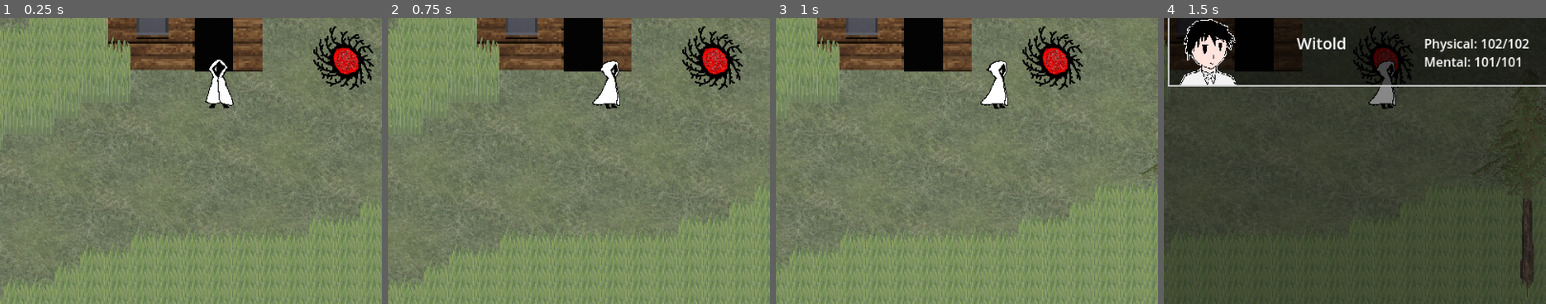
Above: before the commit, frames 1-4 (left to right).
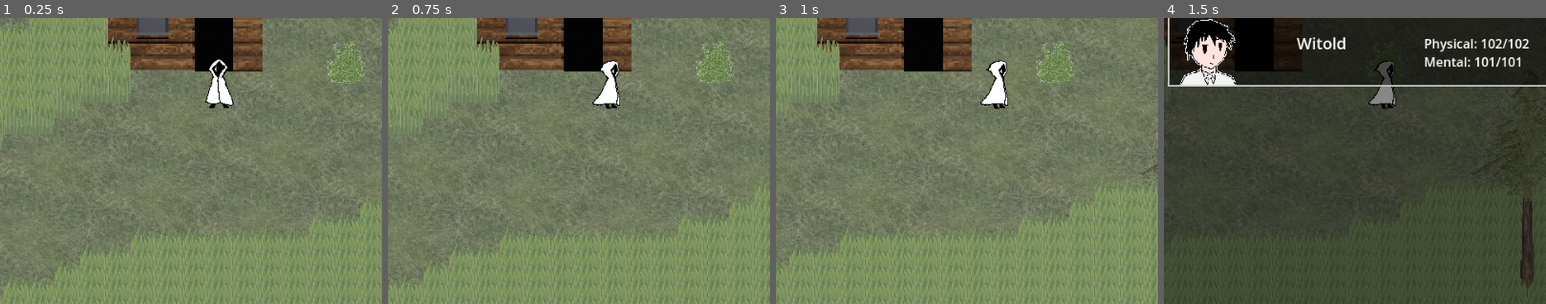
Above: after the commit, the same moments.

Repository: Herosege/PureKillRot
Game: Godot game, scene res://Scenes/Regions/main.tscn
Same seed, same stepped clock (60 frames per second), same inputs: the game is played once before the commit and once after it.
Inputs:
- Up to frame 1 (0.25 s): no input
- Up to frame 2 (0.75 s): tap Enter at 0.5 s; hold Right (move_right) from 0.53 s (still down); tap Z (accept) at 0.6 s
- Up to frame 3 (1 s): keep holding Right (move_right)
- Up to frame 4 (1.5 s): release Right (move_right) at 1.28 s; hold X (back) from 1.28 s (still down); tap Shift (Sprint) at 1.35 s
The pictures show only the part of the screen within x 21-71%, y 36-86%; the shares and areas given below are measured in that part.

The runs differ from the first frame. In frame 1, 1.8% of the frame differs, in the area x 82-98%, y 2-26%; in frame 2, 1.8%, in the area x 77-93%, y 2-26%; in frame 3, 1.8%; in frame 4, 1.1%.

Commit message:
created CreatureBase class that is the base of characters and enemies

Diff:
--- a/Resources/Customs/Templates/character.gd
+++ b/Resources/Customs/Templates/character.gd
@@ -1,49 +1,11 @@
-extends Resource
+extends CreatureBase
 class_name Character
 
 var Name : String
 var Icon : CompressedTexture2D
 
-#Stats
-
-var Dead = false
-
-var MaxPhysicalHealth : int = 100
-var MaxMentalHealth : int = 100
-
-var PhysicalStrength : int = 10
-var MentalStrength : int = 10
-var Defence : int = 1
-
-#ActiveStats
-
-var PhysicalHealth : int = MaxPhysicalHealth :
-	set(val):
-		PhysicalHealth = clamp(val,0,MaxPhysicalHealth)
-var MentalHealth : int = MaxMentalHealth:
-	set(val):
-		MentalHealth = clamp(val,0,MaxMentalHealth)
-
-var StatusEffects : Array = []
-
-var Skills = []
 var Special = []
 #Methods
-
-#0 for physical
-func AddEffect(EffectId:int,Duration:int,Stacks:int)->void:
-	var FindEff = StatusEffects.find(EffectId)
-
-	if FindEff>=0:
-		if StatusEffects[FindEff] < Duration:
-			StatusEffects[FindEff] #add duration ref
-		return
-	StatusEffects.append(EffectId)
-
-func RemoveEffect(EffectId:int)->void:
-	var FindEff = StatusEffects.find(EffectId)
-	if FindEff>=0:
-		StatusEffects.remove_at(FindEff)
 
 func _init(aa,bb,a,b,c,d,e,Sk = []):
 	Name = aa
@@ -56,6 +18,3 @@
 	Skills = Sk
 	PhysicalHealth = MaxPhysicalHealth
 	MentalHealth = MaxMentalHealth
-
-func TakeDamage(amnt):
-	PhysicalHealth -= amnt
--- /dev/null
+++ b/Resources/Customs/Templates/creature_base.gd
@@ -0,0 +1,40 @@
+extends Resource
+class_name CreatureBase
+
+var Dead = false
+
+var MaxPhysicalHealth : int = 100
+var MaxMentalHealth : int = 100
+
+var PhysicalStrength : int = 10
+var MentalStrength : int = 10
+var Defence : int = 1
+
+var PhysicalHealth : int = MaxPhysicalHealth :
+	set(val):
+		PhysicalHealth = clamp(val,0,MaxPhysicalHealth)
+var MentalHealth : int = MaxMentalHealth:
+	set(val):
+		MentalHealth = clamp(val,0,MaxMentalHealth)
+
+var StatusEffects : Array = []
+
+var Skills = []
+
+func AddEffect(EffectId:int,Duration:int,Stacks:int)->void:
+	var FindEff = StatusEffects.find(EffectId)
+
+	if FindEff>=0:
+		if StatusEffects[FindEff].Duration < Duration:
+			StatusEffects[FindEff].Duration = Duration
+		StatusEffects[FindEff].Stacks += Stacks
+		return
+	StatusEffects.append(EffectId)
+
+func RemoveEffect(EffectId:int)->void:
+	var FindEff = StatusEffects.find(EffectId)
+	if FindEff>=0:
+		StatusEffects.remove_at(FindEff)
+
+func TakeDamage(amnt):
+	PhysicalHealth -= amnt
--- a/Resources/Customs/Templates/enemy.gd
+++ b/Resources/Customs/Templates/enemy.gd
@@ -1,23 +1,24 @@
-extends Resource
+extends CreatureBase
 class_name Enemy
 
 var Name : String
 var Sprites : Array
 
-var PhysicalHealth : float
-var Skills : Array
-
 var AI
 
-func TakeDamage(Amnt):
-	PhysicalHealth -= Amnt
+func _init(aa,bb,a,b,c,d,e,Sk,gg):
+	Name = aa
+	Sprites = bb
+	MaxPhysicalHealth = a
+	MaxMentalHealth = b
+	PhysicalStrength = c
+	MentalStrength = d
+	Defence = e
+	Skills = Sk
+	AI = gg
+	PhysicalHealth = MaxPhysicalHealth
+	MentalHealth = MaxMentalHealth
 
-func _init(a,b,c,d,e):
-	Name = a
-	Sprites = b
-	PhysicalHealth = c
-	Skills = d
-	AI = e
 
 func RSkill(turn,oppons):
 	return AI.call(turn,oppons)
--- a/Resources/Customs/Templates/status.gd
+++ b/Resources/Customs/Templates/status.gd
@@ -8,7 +8,12 @@
 
 #in turns
 var Duration : int
-var Stacks
+var Stacks : int
 
 func ActivateEffect():
 	Effect.call()
+
+func _init(a,b,c):
+	Name = a
+	Icon = b
+	Effect = c
--- a/Scenes/Regions/main.tscn
+++ b/Scenes/Regions/main.tscn
@@ -13,7 +13,7 @@
 [ext_resource type="Texture2D" uid="uid://c53r3ykvwwocn" path="res://Assets/Textures/Sprites_normal/Enemies/EnemyShadow.png" id="11_0re03"]
 [ext_resource type="Shader" uid="uid://b05ic1le55bio" path="res://Resources/Shaders/floor1.gdshader" id="11_6iyac"]
 [ext_resource type="Texture2D" uid="uid://dpplgs8b371hq" path="res://Assets/Textures/Sprites_normal/Enemies/NormalWolf_b.png" id="12_0re03"]
-[ext_resource type="Texture2D" uid="uid://cw0k254lt0fy7" path="res://Assets/Textures/Sprites_battle/Enemy/Enemy1.png" id="13_t60dk"]
+[ext_resource type="Texture2D" uid="uid://bti4xe50wbw81" path="res://Assets/Textures/Environment/bush2.png" id="14_0re03"]
 
 [sub_resource type="FastNoiseLite" id="FastNoiseLite_t60dk"]
 seed = 4
@@ -476,7 +476,8 @@
 position = Vector2(526, -11)
 
 [node name="Enemy1" type="Sprite2D" parent="abba"]
-texture = ExtResource("13_t60dk")
+scale = Vector2(0.5, 0.5)
+texture = ExtResource("14_0re03")
 
 [node name="EventNode" parent="abba" instance=ExtResource("2_w6kk3")]
 AreaShape = SubResource("RectangleShape2D_0re03")
--- a/Script/GlobalClasses/EnemyDatabase.gd
+++ b/Script/GlobalClasses/EnemyDatabase.gd
@@ -10,7 +10,11 @@
 	var Abba = Enemy.new(
 		Base.Name,
 		Base.Sprites,
-		Base.PhysicalHealth,
+		Base.MaxPhysicalHealth,
+		Base.MaxMentalHealth,
+		Base.PhysicalStrength,
+		Base.MentalStrength,
+		Base.Defence,
 		Base.Skills,
 		Base.AI
 		)
@@ -22,7 +26,9 @@
 var Wolf = Enemy.new(
 	"Wolf",
 	[load("res://Assets/Textures/Sprites_battle/Enemy/NormalWolf.png")],
-	500.0,
+	500.0,100.0,
+	10.0,5.0,
+	1.0,
 	[0,0],
 	func (turn,oppons):
 		var ActionBuffer = [0,0,0]
@@ -30,7 +36,6 @@
 			var ROpp = randi() % oppons
 			ActionBuffer[2] = ROpp
 		if turn%3 == 0:
-
 			ActionBuffer[0] = Wolf.Skills[0]
 		else:
 			ActionBuffer[0] = Wolf.Skills[randi() % Wolf.Skills.size()]
--- /dev/null
+++ b/Script/GlobalClasses/StatusDatabase.gd
@@ -0,0 +1,27 @@
+extends Node
+
+@onready var ArrayStatus = []
+
+func GetStatusEff(ID:int)->StatusEff:
+	return ArrayStatus[ID] if ID < ArrayStatus.size() else Err
+
+var Err = StatusEff.new(
+	"wormy",
+	load("res://Assets/Textures/Environment/bush2.png"),
+	func ():
+		pass
+)
+
+var Bleeding = StatusEff.new(
+	"wormy",
+	load("res://Assets/Textures/Environment/bush2.png"),
+	func ():
+		pass
+)
+
+var Tired = StatusEff.new(
+	"wormy",
+	load("res://Assets/Textures/Environment/bush2.png"),
+	func ():
+		pass
+)
--- a/Script/UIElements/damage_dealt_label.gd
+++ b/Script/UIElements/damage_dealt_label.gd
@@ -10,7 +10,6 @@
 func _ready():
 	pass
 
-
 func _process(delta):
 	t+=delta
 
--- a/Script/fight_scene.gd
+++ b/Script/fight_scene.gd
@@ -102,7 +102,8 @@
 		ExitBattleScene(AwaitInptToEnd)
 	if OverlayColor.color.a>0.0:
 		OverlayColor.color.a = lerp(OverlayColor.color.a,0.0,1.5*delta)
-	TextBoxHandle(delta)
+	if !TextToSet.is_empty() and TextboxMode == TBM.std_text:
+		TextBoxHandle(delta)
 	if !HaltAction:
 		UiMovement()
 		UiLayerHandle()
@@ -395,9 +396,7 @@
 			var STimes = SkillDB.GetSkill(SkillT[0]).AnimDuration
 			var Sprts = SkillDB.GetSkill(SkillT[0]).AnimSprites
 
-
 			var EnemNode
-
 
 			if ActionBuffer[i][1] == 1:
 				EnemNode = EnemyList.get_child(TargetType)
@@ -539,26 +538,31 @@
 	SignalBus.emit_signal("EndBattle",type)
 	queue_free()
 
+### DOWN PANEL HANDLE ---------------------------------------------------------------------------------------
+
+func SetDownPanelMsg(Message):
+	pass
+
+
 ### TEXTBOX ------------------------------------------------------------------------------------------------------
 
 var NewTextSwitch = true
 var PrevTTS = ""
 
 func TextBoxHandle(delta):
-	if !TextToSet.is_empty() and TextboxMode == TBM.std_text:
-		if !PrevTTS.is_empty() and TextToSet != PrevTTS:
-			NewTextSwitch = true
-		PrevTTS = TextToSet
-		if NewTextSwitch:
-			DPMessage.text = ""
-			NewTextSwitch = false
-			Globals.TextTime = 0.0
-			Globals.TextIndex = 0
-			Globals.CharTime = Globals.TEXTSCROLLTIME
-			Globals.LettersAtTime = 0.0
-		var Char = Globals.ScrollText(TextToSet,delta)
-		#print(Char,"abba")
-		DPMessage.text += Char
-		if Globals.CurText.is_empty():
-			TextToSet = ""
-			NewTextSwitch = true
+	if !PrevTTS.is_empty() and TextToSet != PrevTTS:
+		NewTextSwitch = true
+	PrevTTS = TextToSet
+	if NewTextSwitch:
+		DPMessage.text = ""
+		NewTextSwitch = false
+		Globals.TextTime = 0.0
+		Globals.TextIndex = 0
+		Globals.CharTime = Globals.TEXTSCROLLTIME
+		Globals.LettersAtTime = 0.0
+	var Char = Globals.ScrollText(TextToSet,delta)
+	#print(Char,"abba")
+	DPMessage.text += Char
+	if Globals.CurText.is_empty():
+		TextToSet = ""
+		NewTextSwitch = true
--- a/project.godot
+++ b/project.godot
@@ -13,7 +13,7 @@
 config/name="Pure killrot "
 config/description="REACH END OF YOUR LIFE"
 run/main_scene="res://Scenes/Regions/main.tscn"
-config/features=PackedStringArray("4.4", "GL Compatibility")
+config/features=PackedStringArray("4.5", "GL Compatibility")
 config/icon="res://icon.svg"
 
 [autoload]
@@ -28,6 +28,24 @@
 Inventory="*res://Script/GlobalClasses/Inventory.gd"
 EventHandler="*res://Script/GlobalClasses/EventHandler.gd"
 EnemyDB="*res://Script/GlobalClasses/EnemyDatabase.gd"
+
+[debug]
+
+gdscript/warnings/unassigned_variable=0
+gdscript/warnings/unassigned_variable_op_assign=0
+gdscript/warnings/unused_variable=0
+gdscript/warnings/unused_local_constant=0
+gdscript/warnings/unused_private_class_variable=0
+gdscript/warnings/unused_parameter=0
+gdscript/warnings/unused_signal=0
+gdscript/warnings/shadowed_variable=0
+gdscript/warnings/shadowed_variable_base_class=0
+gdscript/warnings/shadowed_global_identifier=0
+gdscript/warnings/standalone_expression=0
+gdscript/warnings/standalone_ternary=0
+gdscript/warnings/incompatible_ternary=0
+gdscript/warnings/integer_division=0
+gdscript/warnings/narrowing_conversion=0
 
 [display]
 
Not shown, added: Resources/Customs/Templates/creature_base.gd.uid
Not shown: 1 places in Scenes/Regions/main.tscn that only renumber resources
Not shown, removed: Script/ALTFIGHT.txt
Not shown, added: Script/GlobalClasses/StatusDatabase.gd.uid
